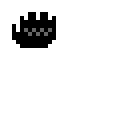
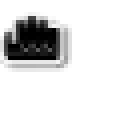
Before/after of a 128 x 128 layered artwork. What changed in the layer stack:
painted on "Close hand" over (0, 12, 72, 72)
